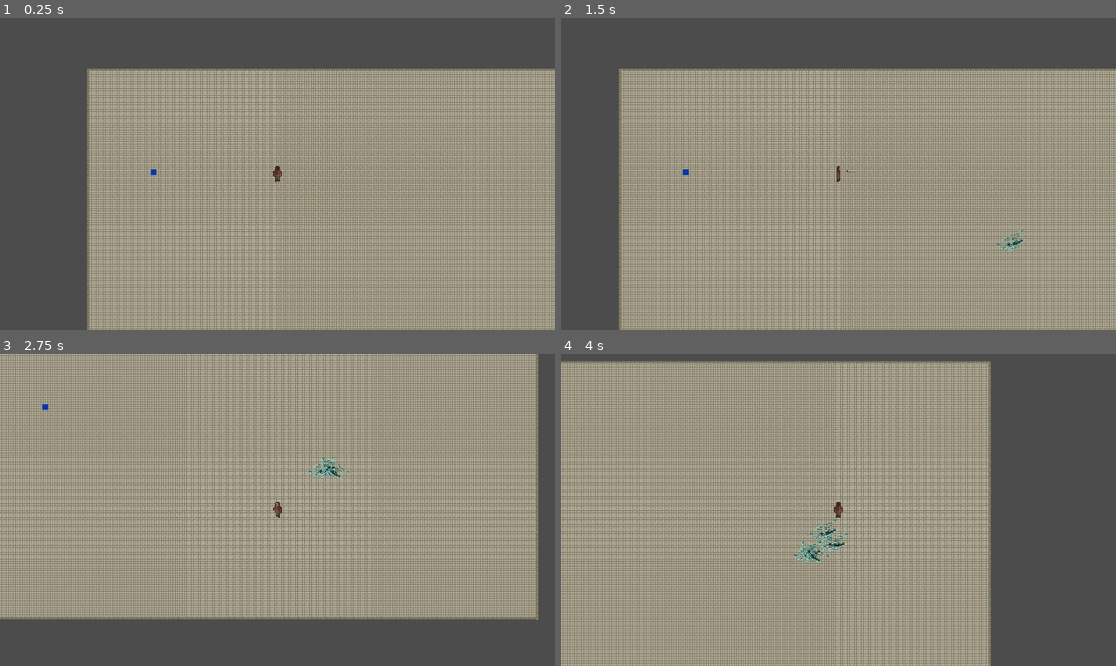
Above: before the commit, frames 1-4 (two rows, left to right).
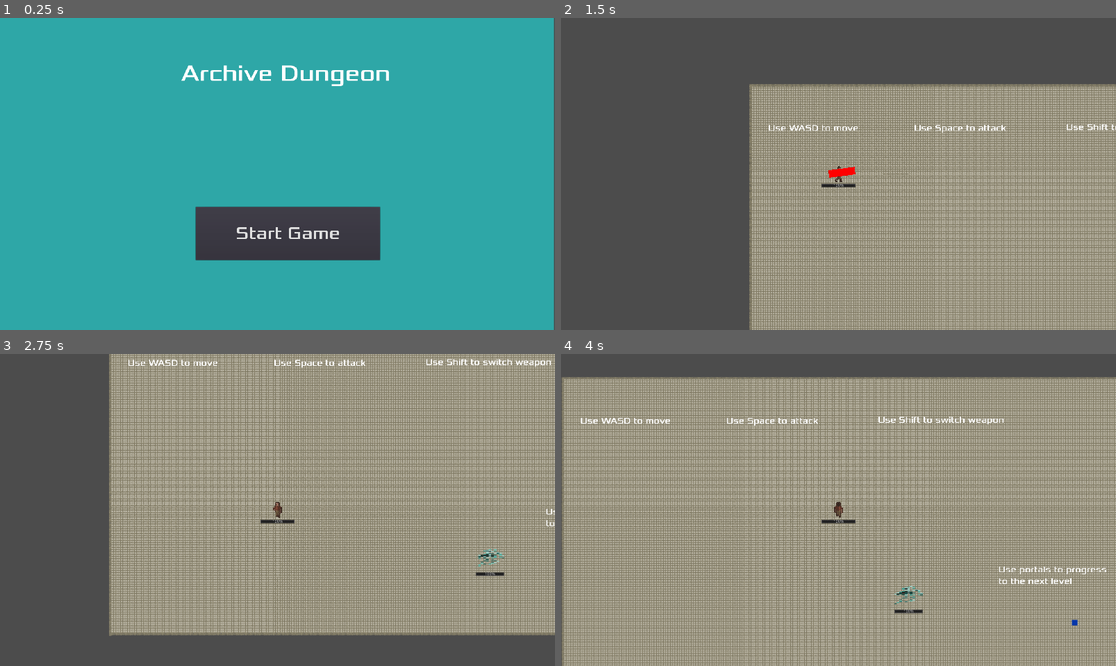
Above: after the commit, the same moments.

Repository: Not-Aaron/archive_dungeon
Game: Godot game, scene res://src/ui/start_screen.tscn
Same seed, same stepped clock (60 frames per second), same inputs: the game is played once before the commit and once after it. Before the commit the project starts from res://src/main.tscn.
Inputs (mouse positions are in pixels of both pictures, inside the frame that each line leads up to):
- Up to frame 1 (0.25 s): no input
- Up to frame 2 (1.5 s): click (849, 233) at 0.5 s, where only the run after the commit has a clickable "Start Game"; tap Enter at 1.25 s; move the mouse to (960, 158) at 1.27 s; hold D (move_right) from 1.28 s (still down); tap Space (shoot) at 1.35 s
- Up to frame 3 (2.75 s): tap Shift (switch, bound only after the commit) at 1.55, 2.1 s; move the mouse to (166, 525) at 2.02 s; release D (move_right) at 2.03 s; hold S (move_down) from 2.03 s (still down); tap Space (shoot) at 2.3 s
- Up to frame 4 (4 s): move the mouse to (894, 441) at 2.77 s; release S (move_down) at 2.78 s; hold D (move_right) 2.78-3.53 s; tap Space (shoot) at 2.85, 3.8 s; tap Shift (switch, bound only after the commit) at 3.05, 3.6 s; move the mouse to (810, 572) at 3.52 s; hold W (move_up) from 3.53 s (still down)

The runs differ from the first frame. In frame 1, 100% of the frame differs, in the area x 0-100%, y 0-100%; in frame 2, 49%; in frame 3, 55%; in frame 4, 60%.

Commit message:
Rough tutorial, better scene switching, menu, weapons (#28)
Co-authored-by: Aaron Martinez <89494763+Not-Aaron@users.noreply.github.com>

Diff:
--- a/project.godot
+++ b/project.godot
@@ -9,31 +9,23 @@
 config_version=4
 
 _global_script_classes=[ {
-"base": "Area2D",
-"class": "Bullet",
-"language": "GDScript",
-"path": "res://src/actors/player/Bullet.gd"
-}, {
-"base": "RigidBody2D",
-"class": "Mob",
-"language": "GDScript",
-"path": "res://src/actors/test_flying_enemy/fly_enemy.gd"
-}, {
 "base": "KinematicBody2D",
 "class": "Player",
 "language": "GDScript",
 "path": "res://src/actors/player/player.gd"
 } ]
 _global_script_class_icons={
-"Bullet": "",
-"Mob": "",
 "Player": ""
 }
 
 [application]
 
 config/name="archive_dungeon_game"
-run/main_scene="res://src/main.tscn"
+run/main_scene="res://src/ui/start_screen.tscn"
+
+[autoload]
+
+Global="*res://src/global.gd"
 
 [display]
 
@@ -73,8 +65,12 @@
 }
 shoot={
 "deadzone": 0.5,
-"events": [ Object(InputEventMouseButton,"resource_local_to_scene":false,"resource_name":"","device":-1,"alt":false,"shift":false,"control":false,"meta":false,"command":false,"button_mask":0,"position":Vector2( 0, 0 ),"global_position":Vector2( 0, 0 ),"factor":1.0,"button_index":1,"pressed":false,"doubleclick":false,"script":null)
-, Object(InputEventKey,"resource_local_to_scene":false,"resource_name":"","device":0,"alt":false,"shift":false,"control":false,"meta":false,"command":false,"pressed":false,"scancode":32,"physical_scancode":0,"unicode":0,"echo":false,"script":null)
+"events": [ Object(InputEventKey,"resource_local_to_scene":false,"resource_name":"","device":0,"alt":false,"shift":false,"control":false,"meta":false,"command":false,"pressed":false,"scancode":32,"physical_scancode":0,"unicode":0,"echo":false,"script":null)
+ ]
+}
+switch={
+"deadzone": 0.5,
+"events": [ Object(InputEventKey,"resource_local_to_scene":false,"resource_name":"","device":0,"alt":false,"shift":false,"control":false,"meta":false,"command":false,"pressed":false,"scancode":16777237,"physical_scancode":0,"unicode":0,"echo":false,"script":null)
  ]
 }
 
--- a/src/BulletManager.gd
+++ /dev/null
@@ -1,7 +0,0 @@
-
-extends Node2D
-
-func handle_bullet_spawned(bullet : Bullet,position: Vector2,direction: Vector2):
-	add_child(bullet)
-	global_position = position
-	bullet.set_direction(direction)
--- a/src/actors/player/player.gd
+++ b/src/actors/player/player.gd
@@ -1,9 +1,11 @@
 extends KinematicBody2D
 class_name Player
-signal player_fired_bullet(bullet, position, direction)
 onready var weapon = $weapon
+var health = 100
+var max_health = 100
+var vulnerable = true
 
-export (PackedScene) var Bullet
+export(String, FILE, "*.tscn") var path_to_start
 const physics = preload("physics.gd")
 var physicsType = physics.Default
 var velocity = Vector2.ZERO
@@ -31,20 +33,33 @@
 func get_direction() -> Vector2:
 	return Vector2(Input.get_action_strength("move_right")-Input.get_action_strength("move_left"), Input.get_action_strength("move_down")-Input.get_action_strength("move_up"))
 
-# Declare member variables here. Examples:
-# var a: int = 2
-# var b: String = "text"
-
 func _unhandled_input(event: InputEvent):
 	if event.is_action_released("shoot"):
-		shoot()
-# Called when the node enters the scene tree for the first time.
-func _ready() -> void:
-	pass # Replace with function body.
-func shoot():
-	var bullet_instance = Bullet.instance()
-	bullet_instance.global_position = weapon.global_position
-	var target = get_global_mouse_position()
-	var direction_to_mouse = weapon.global_position.direction_to(target).normalized()
-	bullet_instance.set_direction(direction_to_mouse)
-	emit_signal("player_fired_bullet",bullet_instance, weapon.position, direction_to_mouse)
+		weapon.shoot()
+	if event.is_action_released("switch"):
+		weapon.switch()
+
+func take_damage(damage: float):
+	if not vulnerable:
+		return
+	health -= damage
+	if health <= 0:
+		die()
+	else:
+		vulnerable = false
+		$IFrameTimer.start()
+
+func die():
+	#hide()
+	queue_free()
+	get_tree().change_scene(path_to_start)
+	#emit_signal("hit") #unhandled signal
+	# show game over screen
+
+func change_parent(new_parent: Node):
+	get_parent().remove_child(self)
+	new_parent.add_child(self)
+	position = new_parent.get_node("StartPos").position
+
+func _on_IFrameTimer_timeout() -> void:
+	vulnerable = true # Replace with function body.
--- a/src/actors/player/player.tscn
+++ b/src/actors/player/player.tscn
@@ -9,7 +9,8 @@
 [ext_resource path="res://assets/player/up1.png" type="Texture" id=7]
 [ext_resource path="res://assets/player/right1.png" type="Texture" id=8]
 [ext_resource path="res://assets/player/up2.png" type="Texture" id=9]
-[ext_resource path="res://src/actors/player/Bullet.tscn" type="PackedScene" id=10]
+[ext_resource path="res://src/ui/health_bar.tscn" type="PackedScene" id=11]
+[ext_resource path="res://src/actors/player/weapons/ranged.tscn" type="PackedScene" id=12]
 
 [sub_resource type="RectangleShape2D" id=1]
 extents = Vector2( 16, 24 )
@@ -19,28 +20,28 @@
 "frames": [ ExtResource( 6 ), ExtResource( 3 ) ],
 "loop": true,
 "name": "down",
-"speed": 5.0
+"speed": 8.0
 }, {
 "frames": [ ExtResource( 4 ), ExtResource( 5 ) ],
 "loop": true,
 "name": "left",
-"speed": 5.0
+"speed": 8.0
 }, {
 "frames": [ ExtResource( 8 ), ExtResource( 2 ) ],
 "loop": true,
 "name": "right",
-"speed": 5.0
+"speed": 8.0
 }, {
 "frames": [ ExtResource( 7 ), ExtResource( 9 ) ],
 "loop": true,
 "name": "up",
-"speed": 5.0
+"speed": 8.0
 } ]
 
 [node name="Player" type="KinematicBody2D"]
 collision_mask = 4
 script = ExtResource( 1 )
-Bullet = ExtResource( 10 )
+path_to_start = "res://src/ui/start_screen.tscn"
 
 [node name="CollisionBox" type="CollisionShape2D" parent="."]
 shape = SubResource( 1 )
@@ -50,4 +51,15 @@
 frames = SubResource( 2 )
 animation = "up"
 
-[node name="weapon" type="Position2D" parent="."]
+[node name="IFrameTimer" type="Timer" parent="."]
+one_shot = true
+
+[node name="weapon" parent="." instance=ExtResource( 12 )]
+
+[node name="HealthBar" parent="." instance=ExtResource( 11 )]
+margin_left = -60.0
+margin_top = 33.0
+margin_right = 60.0
+margin_bottom = 47.0
+
+[connection signal="timeout" from="IFrameTimer" to="." method="_on_IFrameTimer_timeout"]
--- a/src/actors/player/Bullet.gd
+++ b/src/actors/player/weapons/bullet.gd
@@ -1,6 +1,7 @@
 extends Area2D
-class_name Bullet
+#class_name Bullet
 export (int) var speed = 20
+var damage = 10
 
 var direction := Vector2.ZERO
 
@@ -24,8 +25,7 @@
 func _on_KillTimer_timeout():
 	queue_free()
 
-
-func _on_Bullet_body_entered(body):
-	if body.has_method("handle_hit"):
-		body.handle_hit()
+func _on_Bullet_area_entered(area: Area2D) -> void:
+	if area.has_method("take_damage"):
+		area.take_damage(damage)
 		queue_free()
--- a/src/actors/player/Bullet.tscn
+++ b/src/actors/player/weapons/bullet.tscn
@@ -1,24 +1,24 @@
 [gd_scene load_steps=4 format=2]
 
 [ext_resource path="res://assets/bullet/bullet.png" type="Texture" id=1]
-[ext_resource path="res://src/actors/player/Bullet.gd" type="Script" id=2]
+[ext_resource path="res://src/actors/player/weapons/bullet.gd" type="Script" id=2]
 
 [sub_resource type="RectangleShape2D" id=1]
-extents = Vector2( 15.5, 16 )
+extents = Vector2( 10, 6 )
 
 [node name="Bullet" type="Area2D"]
-collision_mask = 4
+collision_mask = 6
 script = ExtResource( 2 )
 
 [node name="CollisionShape2D" type="CollisionShape2D" parent="."]
 shape = SubResource( 1 )
 
 [node name="Sprite" type="Sprite" parent="."]
+scale = Vector2( 10, 10 )
 texture = ExtResource( 1 )
 
 [node name="KillTimer" type="Timer" parent="."]
-wait_time = 0.1
 one_shot = true
 
-[connection signal="body_entered" from="." to="." method="_on_Bullet_body_entered"]
+[connection signal="area_entered" from="." to="." method="_on_Bullet_area_entered"]
 [connection signal="timeout" from="KillTimer" to="." method="_on_KillTimer_timeout"]
--- /dev/null
+++ b/src/actors/player/weapons/melee.gd
@@ -0,0 +1,10 @@
+extends Position2D
+export (PackedScene) var Slice
+
+func shoot():
+	var slice_instance = Slice.instance()
+	var target = get_global_mouse_position()
+	var direction_to_mouse = global_position.direction_to(target).normalized()
+	slice_instance.set_rotation(direction_to_mouse.angle())
+	get_parent().get_parent().add_child(slice_instance)
+	slice_instance.global_position = global_position
--- /dev/null
+++ b/src/actors/player/weapons/melee.tscn
@@ -0,0 +1,8 @@
+[gd_scene load_steps=3 format=2]
+
+[ext_resource path="res://src/actors/player/weapons/melee.gd" type="Script" id=1]
+[ext_resource path="res://src/actors/player/weapons/slice.tscn" type="PackedScene" id=2]
+
+[node name="Position2D" type="Position2D"]
+script = ExtResource( 1 )
+Slice = ExtResource( 2 )
--- /dev/null
+++ b/src/actors/player/weapons/ranged.gd
@@ -0,0 +1,20 @@
+extends Position2D
+export (PackedScene) var Bullet
+export (PackedScene) var Slice
+onready var attack = Slice
+
+# Called when the node enters the scene tree for the first time.
+func shoot():
+	var bullet_instance = attack.instance()
+	var target = get_global_mouse_position()
+	var direction_to_mouse = global_position.direction_to(target).normalized()
+	bullet_instance.set_direction(direction_to_mouse)
+	get_parent().get_parent().add_child(bullet_instance)
+	bullet_instance.global_position = global_position
+
+func switch():
+	match(attack):
+		Bullet:
+			attack = Slice
+		Slice:
+			attack = Bullet
--- /dev/null
+++ b/src/actors/player/weapons/ranged.tscn
@@ -0,0 +1,10 @@
+[gd_scene load_steps=4 format=2]
+
+[ext_resource path="res://src/actors/player/weapons/ranged.gd" type="Script" id=1]
+[ext_resource path="res://src/actors/player/weapons/bullet.tscn" type="PackedScene" id=2]
+[ext_resource path="res://src/actors/player/weapons/slice.tscn" type="PackedScene" id=3]
+
+[node name="Ranged" type="Position2D"]
+script = ExtResource( 1 )
+Bullet = ExtResource( 2 )
+Slice = ExtResource( 3 )
--- /dev/null
+++ b/src/actors/player/weapons/slice.gd
@@ -0,0 +1,19 @@
+extends Area2D
+
+var damage = 10
+onready var kill_timer = $KillTimer
+
+func _ready():
+	kill_timer.start()
+
+func set_direction(direction: Vector2):
+	set_rotation(direction.angle())
+
+func _on_Slice_area_entered(area: Area2D) -> void:
+	if area.has_method("take_damage"):
+		area.take_damage(damage)
+		queue_free()
+
+
+func _on_KillTimer_timeout() -> void:
+	queue_free()
--- /dev/null
+++ b/src/actors/player/weapons/slice.tscn
@@ -0,0 +1,26 @@
+[gd_scene load_steps=3 format=2]
+
+[ext_resource path="res://src/actors/player/weapons/slice.gd" type="Script" id=1]
+
+[sub_resource type="RectangleShape2D" id=1]
+extents = Vector2( 45.5, 13 )
+
+[node name="Slice" type="Area2D"]
+script = ExtResource( 1 )
+
+[node name="CollisionShape2D" type="CollisionShape2D" parent="."]
+position = Vector2( 45.5, 0 )
+shape = SubResource( 1 )
+
+[node name="PlaceholderSprite" type="ColorRect" parent="."]
+margin_top = -13.0
+margin_right = 91.0
+margin_bottom = 13.0
+color = Color( 1, 0.00392157, 0.00392157, 1 )
+
+[node name="KillTimer" type="Timer" parent="."]
+wait_time = 0.1
+one_shot = true
+
+[connection signal="area_entered" from="." to="." method="_on_Slice_area_entered"]
+[connection signal="timeout" from="KillTimer" to="." method="_on_KillTimer_timeout"]
--- a/src/actors/test_flying_enemy/fly_enemy.gd
+++ b/src/actors/test_flying_enemy/fly_enemy.gd
@@ -1,9 +1,12 @@
-extends RigidBody2D
-class_name Mob
+extends Area2D
+
 onready var player = $"../Player"
 export var aggro_radius = 500
 export var speed = 200
-var health: int = 100
+var health = 20
+var damage = 10
+var max_health = 20
+var velocity = Vector2.ZERO
 
 
 # Declare member variables here. Examples:
@@ -19,16 +22,22 @@
 # Called every frame. 'delta' is the elapsed time since the previous frame.
 # warning-ignore:unused_argument
 func _process(delta: float) -> void:
-	if not player or position.distance_to(player.position) > aggro_radius:
-		set_linear_velocity(Vector2.ZERO)
+	if not is_instance_valid(player) or position.distance_to(player.position) > aggro_radius:
+		velocity = Vector2.ZERO
 		return
-	set_linear_velocity(speed*position.direction_to(player.position))
+	velocity = speed*position.direction_to(player.position)
+	position += velocity * delta
 
 # Damage player upon collision
 func _on_FlyingEnemy_body_entered(body: Node) -> void:
-	#handle_hit()
-	pass
-func handle_hit():
-	health -= 100
+	if body == player:
+		if player.vulnerable:
+			player.take_damage(damage)
+
+func take_damage(damage: float):
+	health -= damage
 	if health <= 0:
-		queue_free()
+		die()
+
+func die():
+	queue_free()
--- a/src/actors/test_flying_enemy/fly_enemy.tscn
+++ b/src/actors/test_flying_enemy/fly_enemy.tscn
@@ -1,15 +1,15 @@
-[gd_scene load_steps=4 format=2]
+[gd_scene load_steps=5 format=2]
 
 [ext_resource path="res://src/actors/test_flying_enemy/fly_enemy.gd" type="Script" id=1]
 [ext_resource path="res://assets/enemy/ghost copy.png" type="Texture" id=2]
+[ext_resource path="res://src/ui/health_bar.tscn" type="PackedScene" id=3]
 
 [sub_resource type="RectangleShape2D" id=1]
 extents = Vector2( 50, 31 )
 
-[node name="FlyingEnemy" type="RigidBody2D" groups=["mobs"]]
+[node name="FlyingEnemy" type="Area2D"]
 collision_layer = 2
-collision_mask = 4
-mode = 2
+collision_mask = 5
 script = ExtResource( 1 )
 
 [node name="ColorRect" type="TextureRect" parent="."]
@@ -23,4 +23,10 @@
 [node name="CollisionShape2D" type="CollisionShape2D" parent="."]
 shape = SubResource( 1 )
 
+[node name="HealthBar" parent="." instance=ExtResource( 3 )]
+margin_left = -50.0
+margin_top = 49.0
+margin_right = 50.0
+margin_bottom = 63.0
+
 [connection signal="body_entered" from="." to="." method="_on_FlyingEnemy_body_entered"]
--- /dev/null
+++ b/src/global.gd
@@ -0,0 +1,18 @@
+extends Node
+
+
+# Declare member variables here. Examples:
+# var a: int = 2
+# var b: String = "text"
+
+
+# Called when the node enters the scene tree for the first time.
+func _ready() -> void:
+	pass # Replace with function body.
+
+func change_level(level_old: Node, level_new: PackedScene):
+	var level_instance = level_new.instance()
+	var parent = level_old.get_parent()
+	parent.add_child(level_instance)
+	level_old.get_node("Player").change_parent(level_instance)
+	parent.remove_child(level_old)
--- a/src/levels/level_1.tscn
+++ b/src/levels/level_1.tscn
@@ -15,15 +15,37 @@
 texture = ExtResource( 5 )
 stretch_mode = 1
 
+[node name="FlyingEnemy" parent="." instance=ExtResource( 2 )]
+position = Vector2( 1717, 669 )
+
+[node name="Portal" parent="." instance=ExtResource( 4 )]
+position = Vector2( 102, 102 )
+target = ExtResource( 3 )
+
 [node name="Player" parent="." instance=ExtResource( 1 )]
-position = Vector2( 895, 266 )
+position = Vector2( 1823, 988 )
 
 [node name="Camera2D" type="Camera2D" parent="Player"]
+visible = false
 current = true
 
-[node name="FlyingEnemy" parent="." instance=ExtResource( 2 )]
-position = Vector2( 437, 279 )
+[node name="FlyingEnemy2" parent="." instance=ExtResource( 2 )]
+position = Vector2( 778, 226 )
 
-[node name="Portal" parent="." instance=ExtResource( 4 )]
-position = Vector2( 261, 540 )
-target = ExtResource( 3 )
+[node name="FlyingEnemy3" parent="." instance=ExtResource( 2 )]
+position = Vector2( 1380, 237 )
+
+[node name="FlyingEnemy4" parent="." instance=ExtResource( 2 )]
+position = Vector2( 1631, 283 )
+
+[node name="FlyingEnemy5" parent="." instance=ExtResource( 2 )]
+position = Vector2( 1119, 304 )
+
+[node name="FlyingEnemy6" parent="." instance=ExtResource( 2 )]
+position = Vector2( 951, 879 )
+
+[node name="FlyingEnemy7" parent="." instance=ExtResource( 2 )]
+position = Vector2( 843, 603 )
+
+[node name="FlyingEnemy8" parent="." instance=ExtResource( 2 )]
+position = Vector2( 370, 765 )
--- a/src/main.gd
+++ b/src/main.gd
@@ -1,5 +1,5 @@
 extends TextureRect
-export (PackedScene) var Mob
+
 
 # Declare member variables here. Examples:
 # var a = 2
@@ -8,38 +8,8 @@
 
 # Called when the node enters the scene tree for the first time.
 func _ready():
-	$MobTimer.start()
-	get_tree().call_group("mobs","queue_free")
-	$Player.connect("player_fired_bullet",bullet_manager,"handle_bullet_spawned") # Replace with function body.
 	$music.play()
-	$StartTimer.start()
 
 # Called every frame. 'delta' is the elapsed time since the previous frame.
 #func _process(delta):
 #	pass
-
-
-func _on_MobTimer_timeout():
-
-	var mob = Mob.instance()
-	var mob_spawn_location = get_node("MobPath/MobSpawnLocation")
-	#var mob_spawn_location = (0,0)
-	mob_spawn_location.offset = randi()
-
-	var direction = mob_spawn_location.rotation + PI / 2
-	mob.position = mob_spawn_location.position
-
-	direction += rand_range(-PI/4,PI/4)
-	mob.rotation = direction
-
-	var velocity = Vector2(rand_range(150.0,250.0),0.0)
-	mob.linear_velocity = velocity.rotated(direction)
-
-	add_child(mob)
-
-onready var bullet_manager = $BulletManager # Replace with function body.
-
-
-func _on_StartTimer_timeout():
-	$MobTimer.start()
-	#$ScoreTimer.start() # Replace with function body.
--- a/src/main.tscn
+++ b/src/main.tscn
@@ -6,7 +6,7 @@
 [ext_resource path="res://assets/environments/background1280_720mk2.png" type="Texture" id=4]
 [ext_resource path="res://assets/environments/wall2 copy.png" type="Texture" id=5]
 [ext_resource path="res://src/main.gd" type="Script" id=6]
-[ext_resource path="res://src/BulletManager.gd" type="Script" id=7]
+[ext_resource path="res://assets/Xolonium-Regular.ttf" type="DynamicFontData" id=7]
 [ext_resource path="res://assets/environments/floor_tile.png" type="Texture" id=8]
 [ext_resource path="res://assets/sfx and music/swanlakemodification fortot.mp3" type="AudioStream" id=9]
 [ext_resource path="res://src/actors/test_flying_enemy/fly_enemy.tscn" type="PackedScene" id=10]
@@ -14,21 +14,20 @@
 [sub_resource type="RectangleShape2D" id=1]
 extents = Vector2( 842.556, 6.19409 )
 
-[sub_resource type="Curve2D" id=2]
-_data = {
-"points": PoolVector2Array( 0, 0, 0, 0, 1385, 451, 0, 0, 0, 0, 1340, 624 )
-}
+[sub_resource type="DynamicFont" id=2]
+size = 30
+font_data = ExtResource( 7 )
 
 [node name="ColorRect" type="TextureRect"]
 anchor_right = 1.0
 anchor_bottom = 1.0
+margin_left = -517.0
+margin_top = -49.0
+margin_right = -517.0
+margin_bottom = -49.0
 texture = ExtResource( 8 )
 stretch_mode = 2
 script = ExtResource( 6 )
-__meta__ = {
-"_edit_lock_": true
-}
-Mob = ExtResource( 10 )
 
 [node name="Background1280720Mk2" type="Sprite" parent="."]
 visible = false
@@ -38,17 +37,15 @@
 texture = ExtResource( 4 )
 
 [node name="Portal" parent="." instance=ExtResource( 2 )]
-position = Vector2( 223, 354 )
+position = Vector2( 1767, 845 )
 target = ExtResource( 3 )
 
 [node name="Player" parent="." instance=ExtResource( 1 )]
-position = Vector2( 651, 360 )
+position = Vector2( 200, 305 )
 
 [node name="Camera2D" type="Camera2D" parent="Player"]
+visible = false
 current = true
-
-[node name="BulletManager" type="Node2D" parent="."]
-script = ExtResource( 7 )
 
 [node name="wall1" type="StaticBody2D" parent="."]
 
@@ -111,18 +108,37 @@
 stream = ExtResource( 9 )
 
 [node name="FlyingEnemy" parent="." instance=ExtResource( 10 )]
-position = Vector2( 334, 223 )
+position = Vector2( 1310, 821 )
 
-[node name="MobTimer" type="Timer" parent="."]
+[node name="WASDtext" type="Label" parent="."]
+margin_left = 57.0
+margin_top = 128.0
+margin_right = 369.0
+margin_bottom = 205.0
+custom_fonts/font = SubResource( 2 )
+text = "Use WASD to move"
 
-[node name="MobPath" type="Path2D" parent="."]
-curve = SubResource( 2 )
+[node name="ShootText" type="Label" parent="."]
+margin_left = 562.0
+margin_top = 128.0
+margin_right = 874.0
+margin_bottom = 205.0
+custom_fonts/font = SubResource( 2 )
+text = "Use Space to attack"
 
-[node name="MobSpawnLocation" type="PathFollow2D" parent="MobPath"]
-position = Vector2( 1385, 451 )
-rotation = 1.82527
+[node name="WeaponText" type="Label" parent="."]
+margin_left = 1087.0
+margin_top = 125.0
+margin_right = 1405.0
+margin_bottom = 202.0
+custom_fonts/font = SubResource( 2 )
+text = "Use Shift to switch weapon"
 
-[node name="StartTimer" type="Timer" parent="."]
-
-[connection signal="timeout" from="MobTimer" to="." method="_on_MobTimer_timeout"]
-[connection signal="timeout" from="StartTimer" to="." method="_on_StartTimer_timeout"]
+[node name="Portal Text" type="Label" parent="."]
+margin_left = 1503.0
+margin_top = 643.0
+margin_right = 1908.0
+margin_bottom = 720.0
+custom_fonts/font = SubResource( 2 )
+text = "Use portals to progress to the next level"
+autowrap = true
--- /dev/null
+++ b/src/ui/health_bar.gd
@@ -0,0 +1,18 @@
+extends ProgressBar
+
+
+# Declare member variables here. Examples:
+# var a: int = 2
+# var b: String = "text"
+
+
+# Called when the node enters the scene tree for the first time.
+func _ready() -> void:
+	pass # Replace with function body.
+
+
+# Called every frame. 'delta' is the elapsed time since the previous frame.
+func _process(delta: float) -> void:
+	var parent = get_parent()
+	if parent:
+		value = parent.health*100/parent.max_health
--- /dev/null
+++ b/src/ui/health_bar.tscn
@@ -0,0 +1,10 @@
+[gd_scene load_steps=2 format=2]
+
+[ext_resource path="res://src/ui/health_bar.gd" type="Script" id=1]
+
+[node name="HealthBar" type="ProgressBar"]
+anchor_right = 1.0
+anchor_bottom = 1.0
+margin_right = -1786.0
+margin_bottom = -1056.0
+script = ExtResource( 1 )
--- /dev/null
+++ b/src/ui/start_screen.gd
@@ -0,0 +1,7 @@
+extends Node2D
+export (PackedScene) var start_level
+
+
+
+func _on_StartButton_pressed() -> void:
+	get_tree().change_scene_to(start_level)
--- /dev/null
+++ b/src/ui/start_screen.tscn
@@ -0,0 +1,41 @@
+[gd_scene load_steps=6 format=2]
+
+[ext_resource path="res://assets/Xolonium-Regular.ttf" type="DynamicFontData" id=1]
+[ext_resource path="res://src/ui/start_screen.gd" type="Script" id=2]
+[ext_resource path="res://src/main.tscn" type="PackedScene" id=3]
+
+[sub_resource type="DynamicFont" id=1]
+size = 80
+font_data = ExtResource( 1 )
+
+[sub_resource type="DynamicFont" id=2]
+size = 60
+font_data = ExtResource( 1 )
+
+[node name="Menu" type="Node2D"]
+script = ExtResource( 2 )
+start_level = ExtResource( 3 )
+
+[node name="ColorRect" type="ColorRect" parent="."]
+margin_right = 1917.0
+margin_bottom = 1082.0
+color = Color( 0.184314, 0.658824, 0.658824, 1 )
+
+[node name="Title" type="Label" parent="."]
+margin_left = 579.0
+margin_top = 143.0
+margin_right = 1398.0
+margin_bottom = 305.0
+custom_fonts/font = SubResource( 1 )
+text = "Archive Dungeon"
+align = 1
+
+[node name="StartButton" type="Button" parent="."]
+margin_left = 677.0
+margin_top = 654.0
+margin_right = 1315.0
+margin_bottom = 838.0
+custom_fonts/font = SubResource( 2 )
+text = "Start Game"
+
+[connection signal="pressed" from="StartButton" to="." method="_on_StartButton_pressed"]
Binary file added: assets/Xolonium-Regular.ttf
Not shown: 1 places in src/actors/player/player.tscn that only renumber resources
